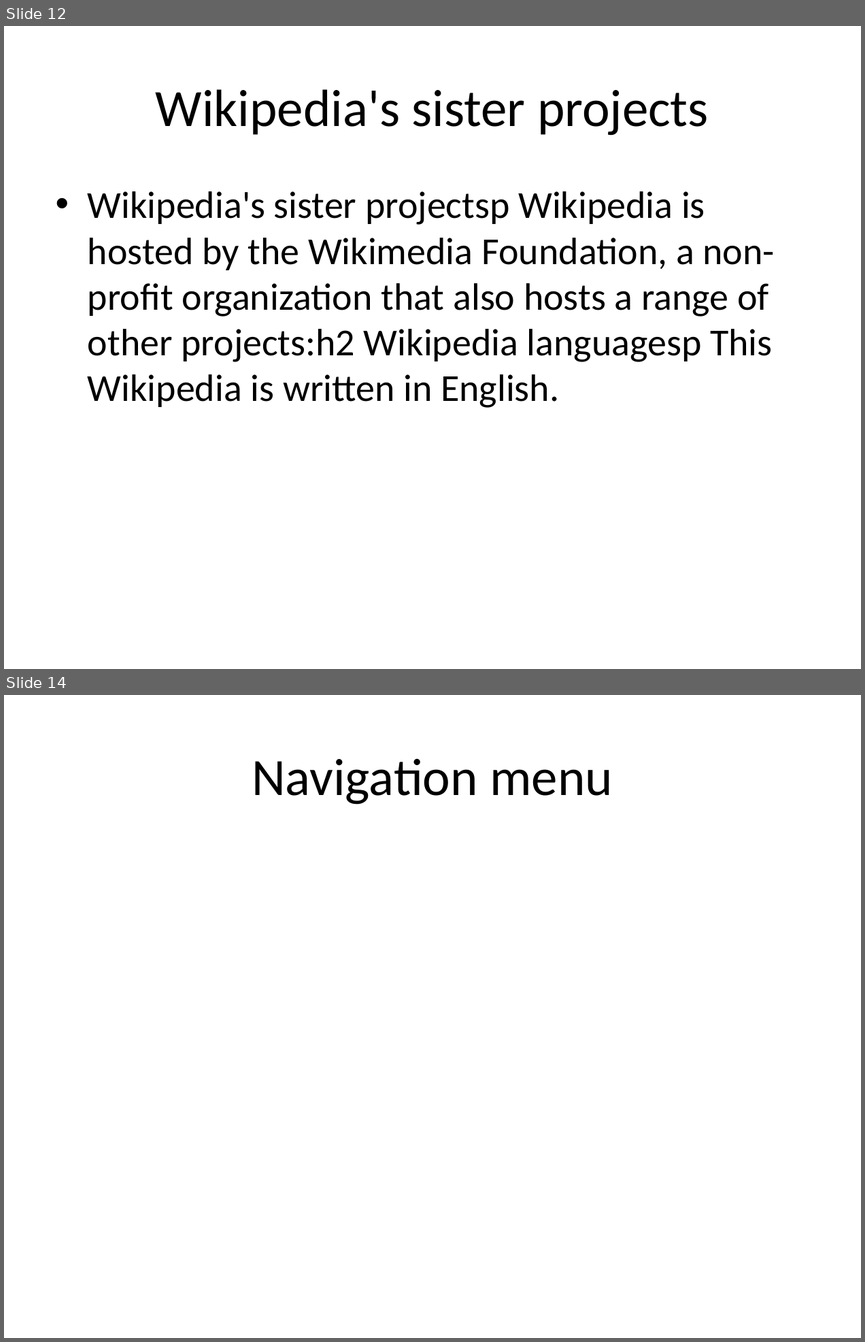
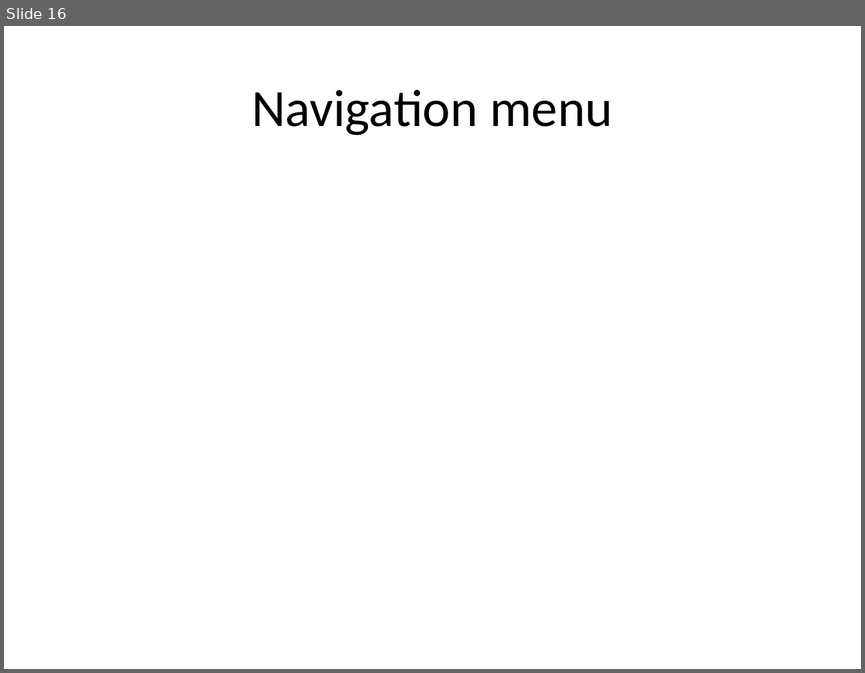
Before and after one commit to eppisai/Uplift---Smart-educational-Platform, a slide deck: AutoPPT-main/AutoPPT-main/something.pptx. Shown one above the other, each under a label of ours: slides 12 and 14 before the commit, slide 16 after it; the slides between them are not shown. The pictures are 865x1342 and 865x673 pixels, drawn with LibreOffice and Linux fonts; fonts in the diff are those of the drawing. Boxes give left, top, right and bottom in pixels: in the first picture for what was removed or moved away, otherwise in the second. Text is boxed around its words. In the diff, an @@ line names an element or a change of style, - is before the commit and + after.

```diff
--- a/AutoPPT-main/AutoPPT-main/something.pptx
+++ b/AutoPPT-main/AutoPPT-main/something.pptx
@@ slide 12 removed at (4, 26, 861, 669), background #FFFFFF @@
@@ title removed at (156, 89, 708, 135) @@
-Wikipedia's sister projects
@@ text removed at (88, 191, 774, 407) @@
-• Wikipedia's sister projectsp Wikipedia is hosted by the Wikimedia Foundation, a non-profit organization that also hosts a range of other projects:h2 Wikipedia languagesp This Wikipedia is written in English.
@@ what was slide 14 is now slide 16 @@
```
Also in this commit, not shown: 2 slides changed, 13 slides added, 11 other slides removed, 10 other files.
